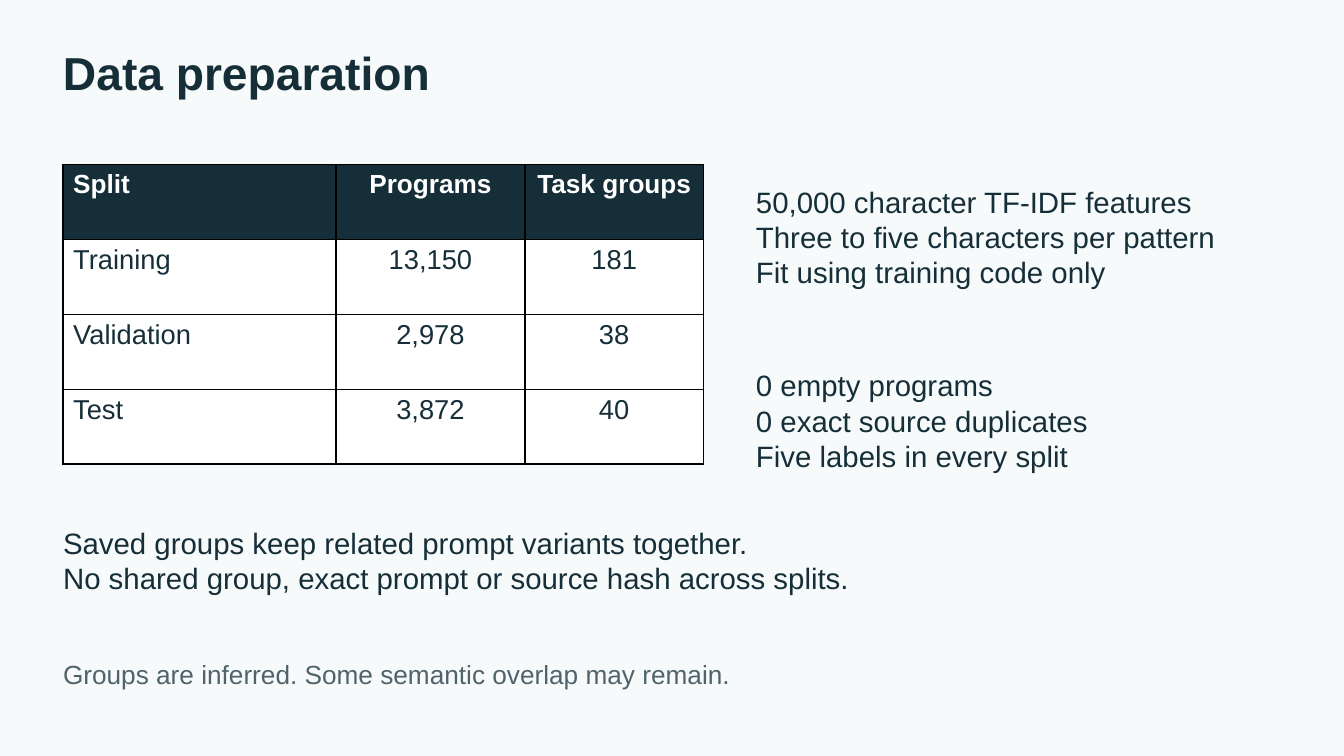
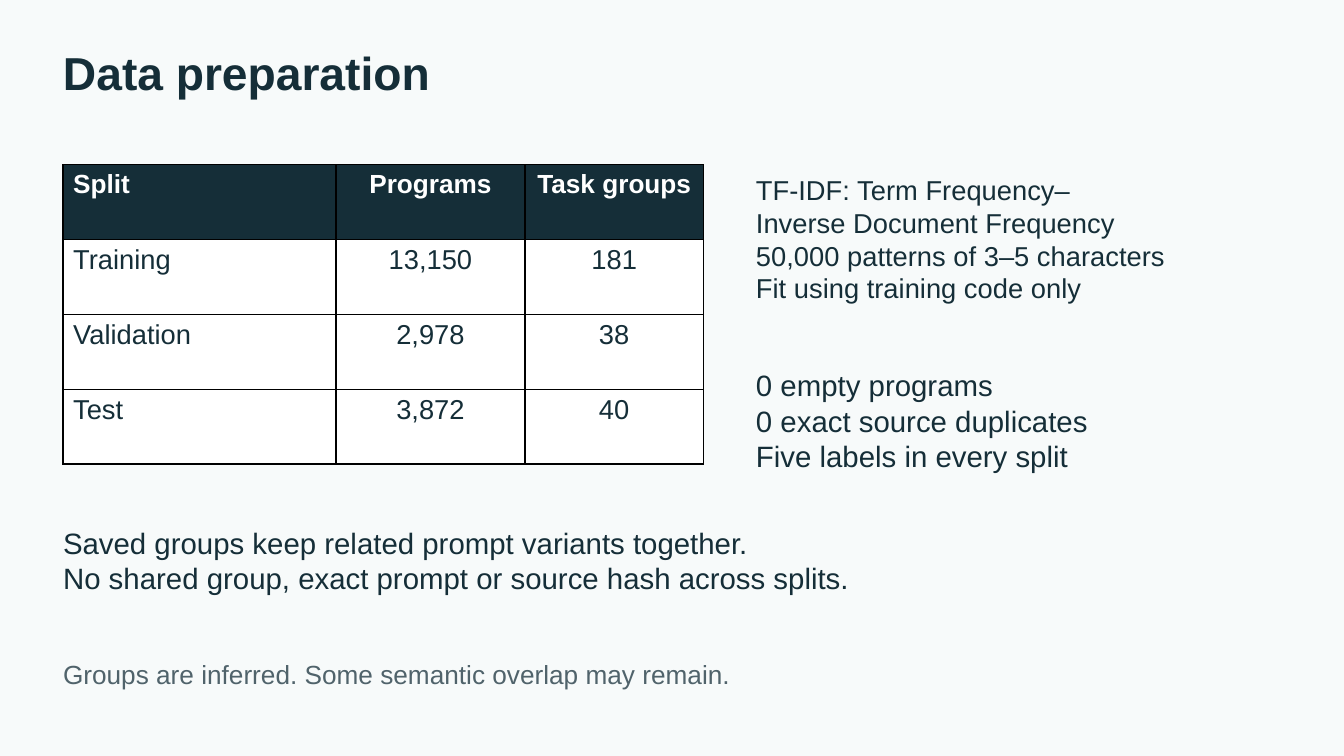
Before and after one commit to S3eeDTR/LLM-AuthorBench-Assignment, a slide deck: slide 2 of submission/Assignment.pptx. Drawn at 1344x756 pixels with LibreOffice and Linux fonts; fonts in the diff are those of the drawing. Boxes give left, top, right and bottom in pixels: in the first picture for what was removed or moved away, otherwise in the second. Text is boxed around its words. In the diff, an @@ line names an element or a change of style, - is before the commit and + after.

```diff
--- a/submission/Assignment.pptx
+++ b/submission/Assignment.pptx
@@ text "TF-IDF: Term Frequency–": place and size @@
-text "TF-IDF: Term Frequency–" at [756,191,1214,289]
+text "TF-IDF: Term Frequency–" at [756,181,1165,303]
@@ text at [756,181,1165,270]: text changed; size 21 to 19.5 pt @@
-50,000 character TF-IDF features
-Three to five characters per pattern
+TF-IDF: Term Frequency–
+Inverse Document Frequency
+50,000 patterns of 3–5 characters
@@ text at [756,278,1081,303]: size 21 to 19.5 pt in "Fit using training code only" @@
```
Also in this commit, not shown: 1 other slide changed, 1 slide added, 1 slide removed, 2 other files.
